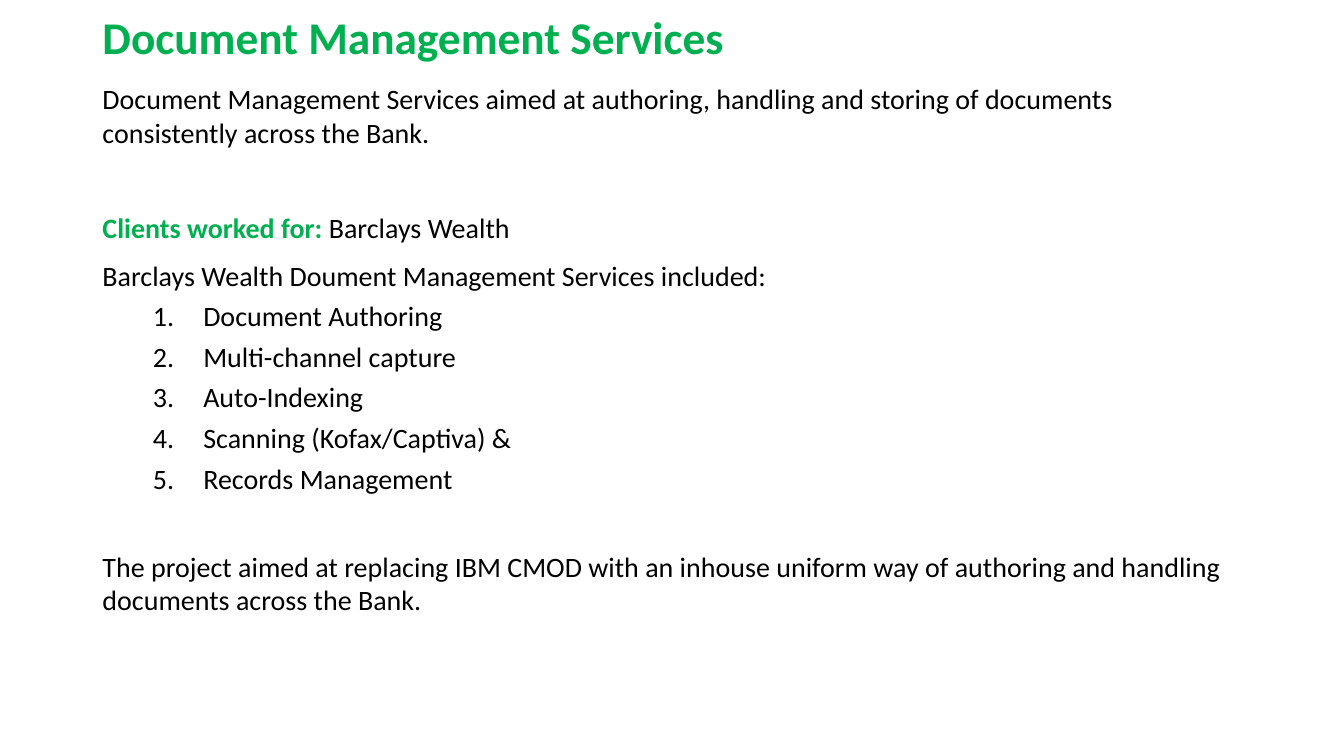
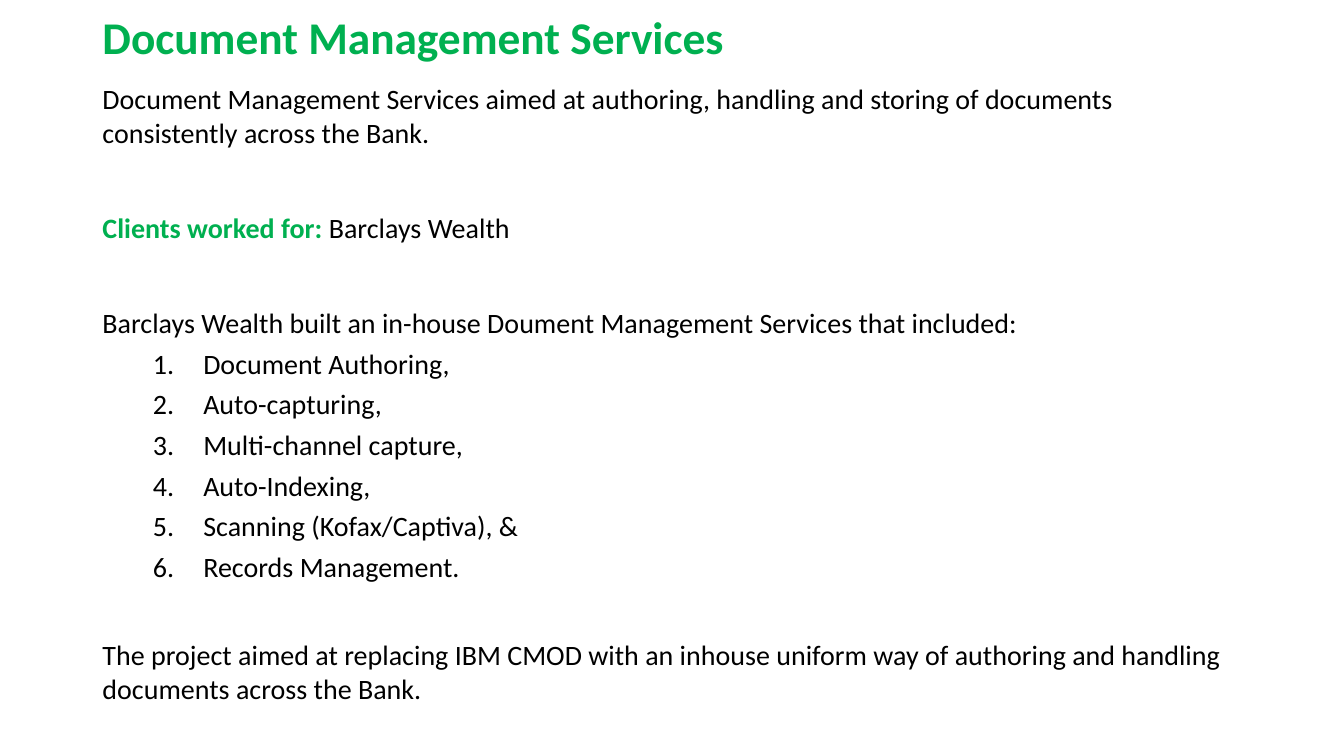
Before and after one commit to RaghavanKasthuri/Business-Knowledge, a slide deck: slide 1 of Document Management Services.pptx. Drawn at 1344x756 pixels with LibreOffice and Linux fonts; fonts in the diff are those of the drawing. Boxes give left, top, right and bottom in pixels: in the first picture for what was removed or moved away, otherwise in the second. Text is boxed around its words. In the diff, an @@ line names an element or a change of style, - is before the commit and + after.

Commit message:
Work examples from real-life projects
Work examples from real-life projects

```diff
--- a/Document Management Services.pptx
+++ b/Document Management Services.pptx
@@ text at <box>102,313,1017,582</box>: text changed @@
-Barclays Wealth Doument Management Services included:
-  1. Document Authoring
-  2. Multi-channel capture
-  3. Auto-Indexing
-  4. Scanning (Kofax/Captiva) &
-  5. Records Management
+Barclays Wealth built an in-house Doument Management Services that included:
+  1. Document Authoring,
+  2. Auto-capturing,
+  3. Multi-channel capture,
+  4. Auto-Indexing,
+  5. Scanning (Kofax/Captiva), &
+  6. Records Management.
```
